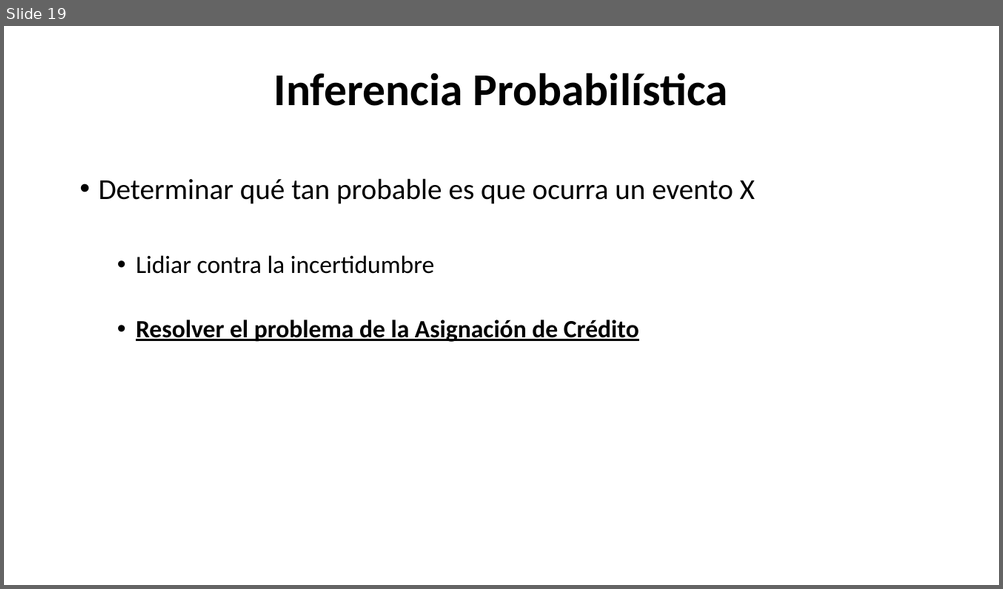
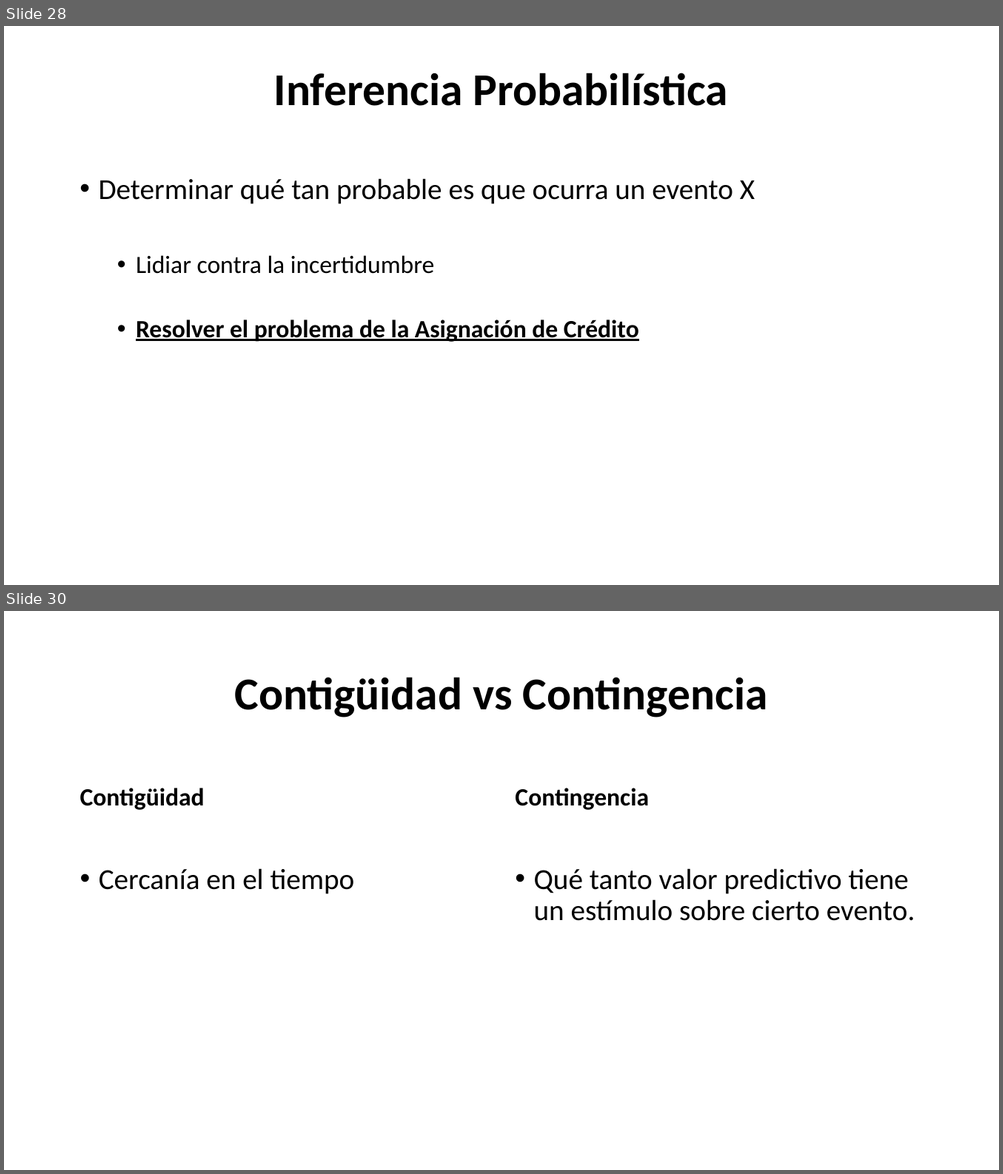
Before and after one commit to Adrifelcha/Adrifelcha, a slide deck: Tesis/Presentaciones/ACA2017_InferenciaProbabilisticaBayesiana.pptx. Shown one above the other, each under a label of ours: slide 19 before the commit, slides 28 and 30 after it; the slides between them are not shown. The pictures are 1003x589 and 1003x1174 pixels, drawn with LibreOffice and Linux fonts; fonts in the diff are those of the drawing. Boxes give left, top, right and bottom in pixels: in the first picture for what was removed or moved away, otherwise in the second. Text is boxed around its words. In the diff, an @@ line names an element or a change of style, - is before the commit and + after.

```diff
--- a/Tesis/Presentaciones/ACA2017_InferenciaProbabilisticaBayesiana.pptx
+++ b/Tesis/Presentaciones/ACA2017_InferenciaProbabilisticaBayesiana.pptx
@@ slide 30 added at bbox=[4, 611, 999, 1170], background #FFFFFF @@
@@ title added at bbox=[234, 677, 768, 718], 44 pt, text #000000, bold @@
+Contigüidad vs Contingencia
@@ text added at bbox=[80, 788, 205, 810], 24 pt, text #000000, bold @@
+Contigüidad
@@ text added at bbox=[515, 788, 649, 810], 24 pt, text #000000, bold @@
+Contingencia
@@ text added at bbox=[99, 869, 355, 894], 28 pt, text #000000 @@
+• Cercanía en el tiempo
@@ text added at bbox=[534, 869, 915, 921], 28 pt, text #000000 @@
+• Qué tanto valor predictivo tiene un estímulo sobre cierto evento.
@@ what was slide 19 is now slide 28 @@
```
Also in this commit, not shown: 4 slides changed, 15 other slides added, 1 slide removed, 3 other files.
